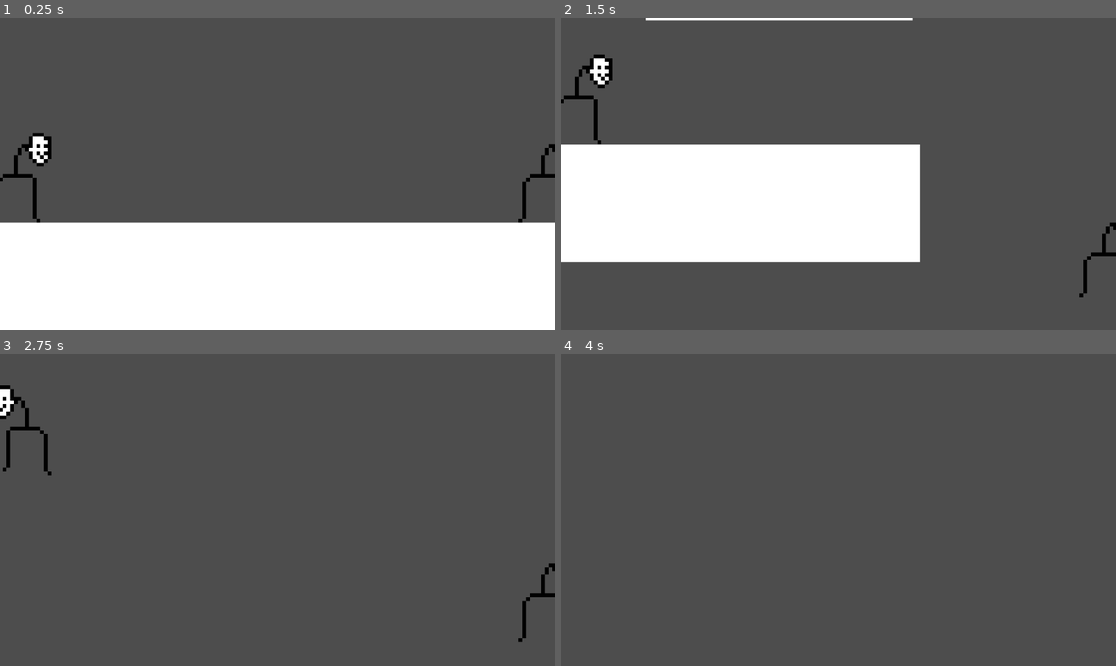
Above: before the commit, frames 1-4 (two rows, left to right).
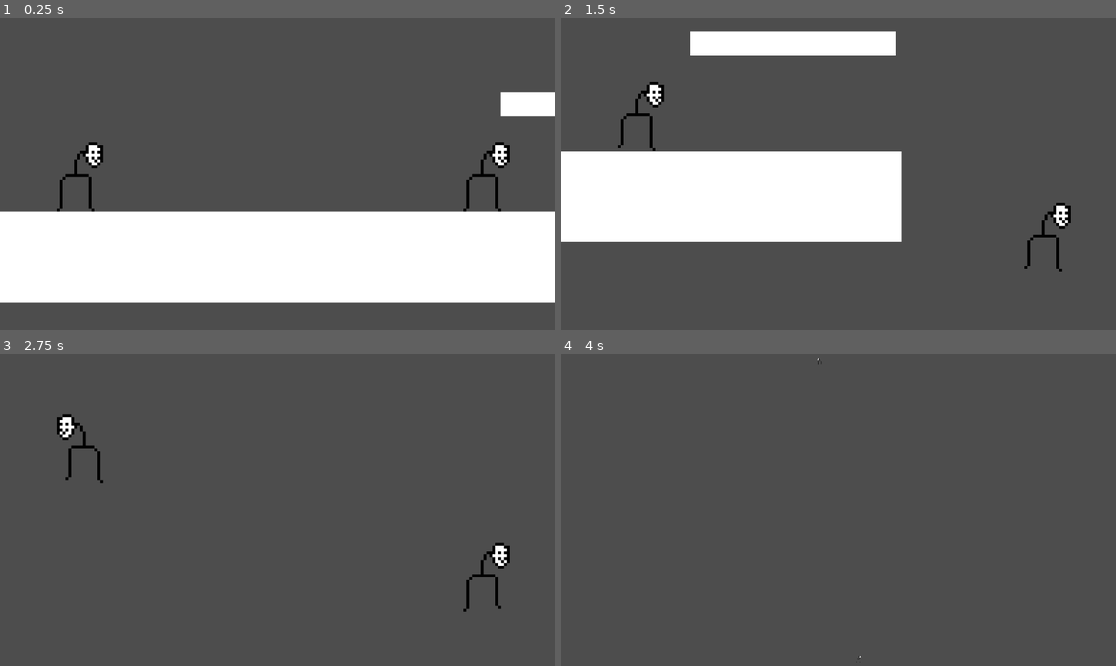
Above: after the commit, the same moments.

Repository: Gold7474/Cool-Fighting-Game-Godot-2D
Game: Godot game, scene res://Node2D.tscn
The game is run twice, just before and just after one commit, with the same random seed, the same clock (stepped at 60 frames per second) and the same inputs.
Inputs:
- Up to frame 1 (0.25 s): no input
- Up to frame 2 (1.5 s): tap Enter at 0.5 s; hold S (Crouch) 0.53-1.28 s; hold D (Move Right) from 0.53 s (still down); tap Space (Jump) at 0.77 s; tap S (Crouch) at 1.35 s
- Up to frame 3 (2.75 s): tap Space (Jump) at 1.52 s; release D (Move Right) at 2.03 s; hold A (Move Left) from 2.03 s (still down); hold S (Crouch) from 2.03 s (still down)
- Up to frame 4 (4 s): release A (Move Left) at 2.78 s; release S (Crouch) at 2.78 s; hold D (Move Right) from 2.78 s (still down); tap S (Crouch) at 2.85 s; tap Space (Jump) at 3.02, 3.77 s; hold S (Crouch) from 3.53 s (still down)

The runs differ from the first frame. In frame 1, 15% of the frame differs, in the area x 0-100%, y 23-100%; in frame 2, 12%; in frame 3, 1.7%; in frame 4, less than 0.1%.

Commit message:
Camera is cool!

Diff:
--- a/Scripts/CameraController.gd
+++ b/Scripts/CameraController.gd
@@ -17,7 +17,8 @@
 	var mid_point = (PLAYER1.global_position + PLAYER2.global_position) / 2
 	position = mid_point
 
+	var viewport_size = get_viewport().size
 	var x_dist = abs(PLAYER1.global_position.x - PLAYER2.global_position.x)
 	var y_dist = abs(PLAYER1.global_position.y - PLAYER2.global_position.y)
-	var zoom_factor = max(min_zoom, x_dist / (1920 + x_margin), y_dist / (1080 + y_margin))
-	zoom = Vector2(zoom_factor, zoom_factor)
+	var zoom_factor = min(min_zoom, viewport_size.x / (x_dist + x_margin), viewport_size.y / (y_dist + y_margin))
+	set_zoom(Vector2(zoom_factor, zoom_factor))
